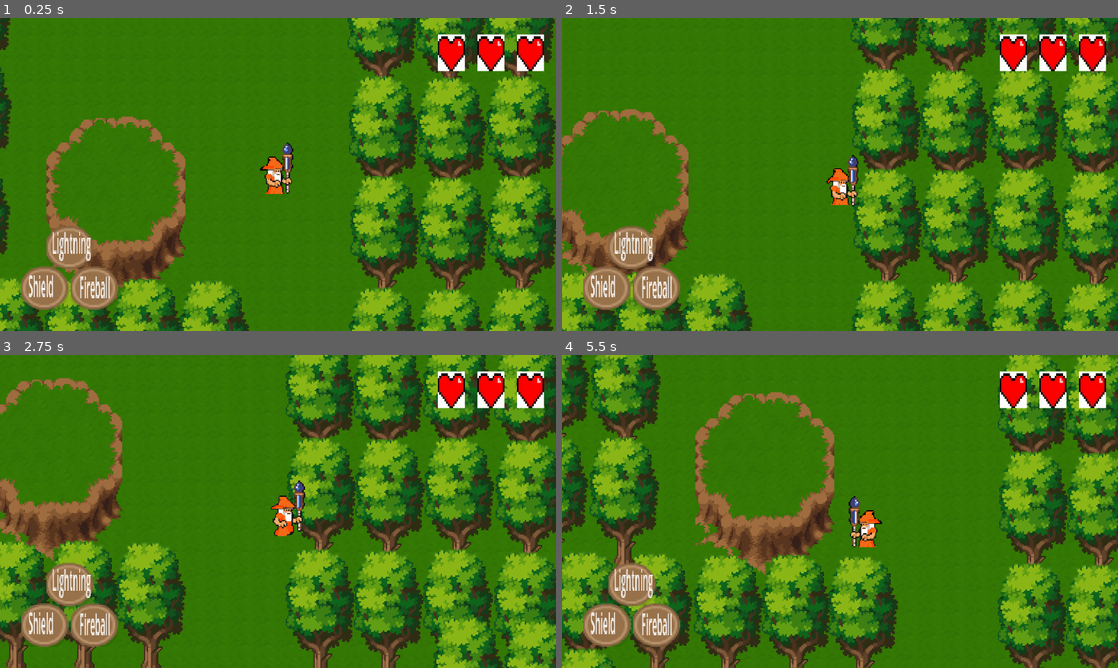
Above: before the commit, frames 1-4 (two rows, left to right).
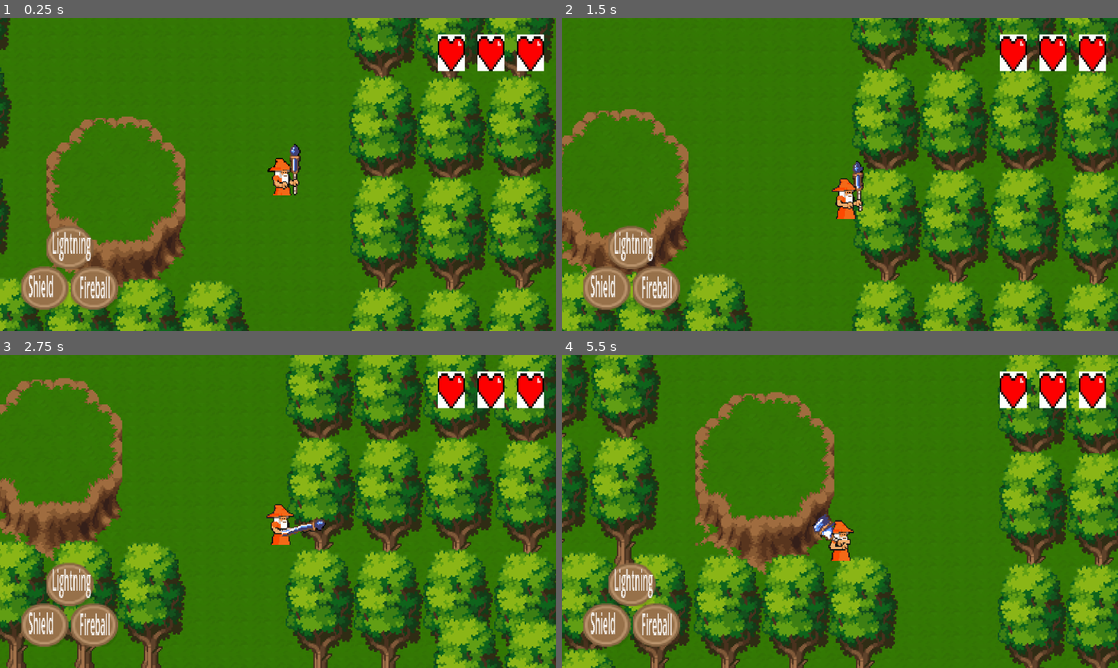
Above: after the commit, the same moments.

Repository: WilliamBizier/BrickHack2025-TheWizardofHopps
Game: Godot game, scene res://scenes/game.tscn
Same seed, same stepped clock (60 frames per second), same inputs: the game is played once before the commit and once after it.
Inputs:
- Up to frame 1 (0.25 s): no input
- Up to frame 2 (1.5 s): tap Enter at 0.5 s; hold Right (Right) 0.53-1.28 s; tap Space (Action) at 0.6, 1.35 s; hold Down (Down) from 1.28 s (still down)
- Up to frame 3 (2.75 s): release Down (Down) at 2.03 s; hold Right (Right) from 2.03 s (still down); tap Space (Action) at 2.1 s
- Up to frame 4 (5.5 s): release Right (Right) at 2.78 s; hold W (Up) 2.78-3.53 s; tap Space (Action) every 0.75 s from 2.85 to 5.1 s; hold Left (Left) 3.53-5.03 s; hold Down (Down) from 5.03 s (still down)

The runs differ from the first frame. In frame 1, 0.8% of the frame differs, in the area x 46-55%, y 39-57%; in frame 2, 0.9%; in frame 3, 0.9%; in frame 4, 1.2%, in the area x 45-58%, y 45-66%.

Commit message:
Added spell casting and door walking

Diff:
--- a/scenes/player.tscn
+++ b/scenes/player.tscn
@@ -1,8 +1,61 @@
-[gd_scene load_steps=17 format=3 uid="uid://cpg8vllvjdj8d"]
+[gd_scene load_steps=31 format=3 uid="uid://cpg8vllvjdj8d"]
 
 [ext_resource type="Script" path="res://scripts/player.gd" id="1_1lj03"]
 [ext_resource type="Texture2D" uid="uid://tfq7dhtepvmt" path="res://assets/Heroes/Wizzard/Idle/Idle-Sheet2.png" id="2_bpwsg"]
+[ext_resource type="Texture2D" uid="uid://bum7g4hk7wav8" path="res://willAssets/wizard/spell-Sheet.png" id="2_tlo8t"]
 [ext_resource type="Texture2D" uid="uid://1sg6wljl1ny3" path="res://willAssets/wizard/Run-Sheet.png" id="3_6bw7l"]
+
+[sub_resource type="AtlasTexture" id="AtlasTexture_ti6cw"]
+atlas = ExtResource("2_tlo8t")
+region = Rect2(0, 0, 96, 64)
+
+[sub_resource type="AtlasTexture" id="AtlasTexture_f3v42"]
+atlas = ExtResource("2_tlo8t")
+region = Rect2(96, 0, 96, 64)
+
+[sub_resource type="AtlasTexture" id="AtlasTexture_4jfku"]
+atlas = ExtResource("2_tlo8t")
+region = Rect2(192, 0, 96, 64)
+
+[sub_resource type="AtlasTexture" id="AtlasTexture_3oac7"]
+atlas = ExtResource("2_tlo8t")
+region = Rect2(288, 0, 96, 64)
+
+[sub_resource type="AtlasTexture" id="AtlasTexture_yphra"]
+atlas = ExtResource("2_tlo8t")
+region = Rect2(384, 0, 96, 64)
+
+[sub_resource type="AtlasTexture" id="AtlasTexture_ksr5r"]
+atlas = ExtResource("2_tlo8t")
+region = Rect2(480, 0, 96, 64)
+
+[sub_resource type="AtlasTexture" id="AtlasTexture_qntt7"]
+atlas = ExtResource("2_tlo8t")
+region = Rect2(576, 0, 96, 64)
+
+[sub_resource type="AtlasTexture" id="AtlasTexture_ee0h8"]
+atlas = ExtResource("2_tlo8t")
+region = Rect2(672, 0, 96, 64)
+
+[sub_resource type="AtlasTexture" id="AtlasTexture_cj2gy"]
+atlas = ExtResource("2_tlo8t")
+region = Rect2(768, 0, 96, 64)
+
+[sub_resource type="AtlasTexture" id="AtlasTexture_1h1oo"]
+atlas = ExtResource("2_tlo8t")
+region = Rect2(864, 0, 96, 64)
+
+[sub_resource type="AtlasTexture" id="AtlasTexture_jc426"]
+atlas = ExtResource("2_tlo8t")
+region = Rect2(960, 0, 96, 64)
+
+[sub_resource type="AtlasTexture" id="AtlasTexture_53dng"]
+atlas = ExtResource("2_tlo8t")
+region = Rect2(1056, 0, 96, 64)
+
+[sub_resource type="AtlasTexture" id="AtlasTexture_cl0go"]
+atlas = ExtResource("2_tlo8t")
+region = Rect2(1152, 0, 96, 64)
 
 [sub_resource type="AtlasTexture" id="AtlasTexture_mbqyu"]
 atlas = ExtResource("2_bpwsg")
@@ -50,6 +103,50 @@
 
 [sub_resource type="SpriteFrames" id="SpriteFrames_2lk3b"]
 animations = [{
+"frames": [{
+"duration": 1.0,
+"texture": SubResource("AtlasTexture_ti6cw")
+}, {
+"duration": 1.0,
+"texture": SubResource("AtlasTexture_f3v42")
+}, {
+"duration": 1.0,
+"texture": SubResource("AtlasTexture_4jfku")
+}, {
+"duration": 1.0,
+"texture": SubResource("AtlasTexture_3oac7")
+}, {
+"duration": 1.0,
+"texture": SubResource("AtlasTexture_yphra")
+}, {
+"duration": 1.0,
+"texture": SubResource("AtlasTexture_ksr5r")
+}, {
+"duration": 1.0,
+"texture": SubResource("AtlasTexture_qntt7")
+}, {
+"duration": 1.0,
+"texture": SubResource("AtlasTexture_ee0h8")
+}, {
+"duration": 1.0,
+"texture": SubResource("AtlasTexture_cj2gy")
+}, {
+"duration": 1.0,
+"texture": SubResource("AtlasTexture_1h1oo")
+}, {
+"duration": 1.0,
+"texture": SubResource("AtlasTexture_jc426")
+}, {
+"duration": 1.0,
+"texture": SubResource("AtlasTexture_53dng")
+}, {
+"duration": 1.0,
+"texture": SubResource("AtlasTexture_cl0go")
+}],
+"loop": true,
+"name": &"fireball_cast",
+"speed": 13.0
+}, {
 "frames": [{
 "duration": 1.0,
 "texture": SubResource("AtlasTexture_mbqyu")
@@ -102,14 +199,16 @@
 script = ExtResource("1_1lj03")
 
 [node name="AnimatedSprite2D" type="AnimatedSprite2D" parent="."]
-position = Vector2(9, -5)
+position = Vector2(14, -4)
 scale = Vector2(0.759999, 0.800001)
 sprite_frames = SubResource("SpriteFrames_2lk3b")
-animation = &"idle"
+animation = &"fireball_cast"
 autoplay = "idle"
-frame_progress = 0.0129564
+frame_progress = 0.964255
 
 [node name="CollisionShape2D" type="CollisionShape2D" parent="."]
 position = Vector2(2, 5)
 scale = Vector2(1.02503, 0.436214)
 shape = SubResource("CapsuleShape2D_87nvd")
+
+[connection signal="animation_finished" from="AnimatedSprite2D" to="." method="_on_animated_sprite_2d_animation_finished"]
--- a/scripts/player.gd
+++ b/scripts/player.gd
@@ -7,6 +7,7 @@
 #0 means idle, 1 means left, 2 means right 3 means down
 var face = 0
 
+var count = 0
 
 func _ready():
 	pass
@@ -20,10 +21,13 @@
 
 	velocity = direction * SPEED
 
+
 	if Input.is_action_just_pressed("Action"):
-		print("fireball")
+		print('fireball')
+		face=5
+		animated_sprite.play('fireball_cast')
 
-	if Input.is_action_just_pressed("Left") and face != 1:
+	if Input.is_action_just_pressed("Left") and face != 1 and face!=5:
 		animated_sprite.play('run')
 		animated_sprite.flip_h = true
 		face = 1
@@ -39,10 +43,14 @@
 		face = 0
 		pass
 
-	if velocity == Vector2.ZERO:
+	if velocity == Vector2.ZERO and face != 5:
 		animated_sprite.play('idle')
 		face = 0
 
 
 func _physics_process(delta: float):
 	move_and_slide()
+
+
+func _on_animated_sprite_2d_animation_finished() -> void:
+	pass # Replace with function body.
--- a/scripts/player_detector.gd
+++ b/scripts/player_detector.gd
@@ -14,3 +14,5 @@
 
 func _on_body_entered(body: Node2D) -> void:
 	print("Door Entered")
+	body.move_local_x(200)
+	body.move_local_y(200)
Not shown, added: willAssets/UI/beerbar-Sheet.png.import
Not shown, added: willAssets/UI/healthbar.png.import
Not shown, added: willAssets/wizard/beerspelleffectt.png.import
Not shown, added: willAssets/wizard/spell-Sheet.png.import
